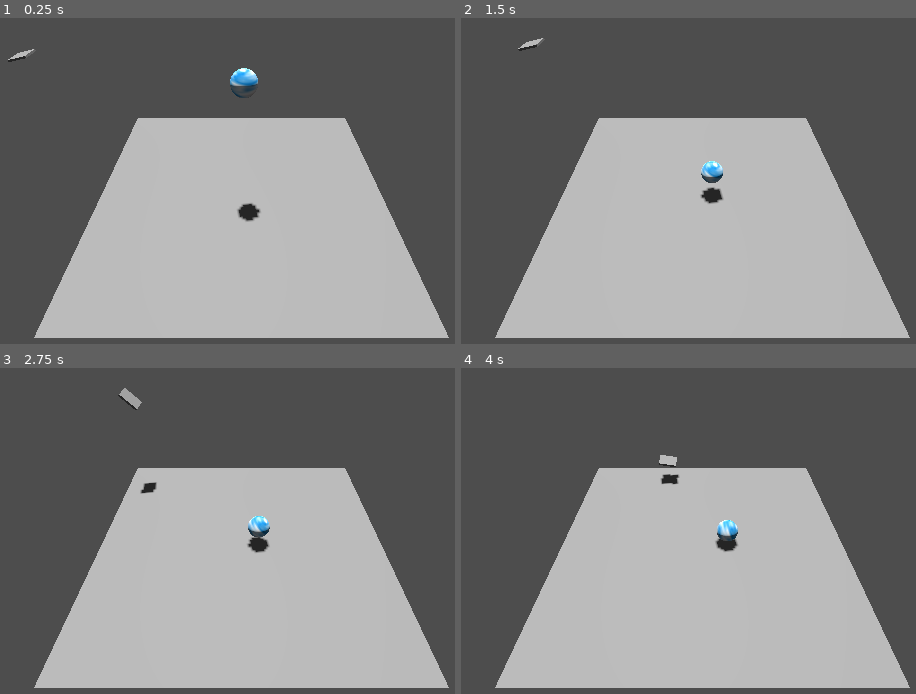
Above: before the commit, frames 1-4 (two rows, left to right).
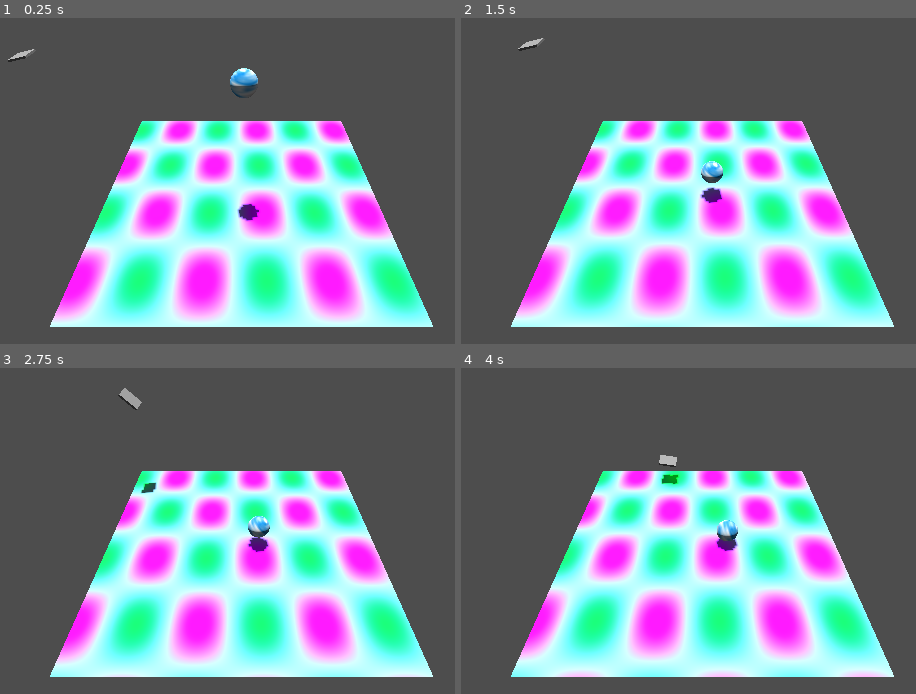
Above: after the commit, the same moments.

Repository: ColtonPhillips/geome
Game: Godot game, scene res://world/test_world.tscn
Two runs of this game, one before a commit and one after it. Both use one fixed random seed, a clock stepped at 60 frames per second and the inputs below.
Inputs:
- Up to frame 1 (0.25 s): no input
- Up to frame 2 (1.5 s): no input
- Up to frame 3 (2.75 s): no input
- Up to frame 4 (4 s): no input

The runs differ from the first frame. In frame 1, 46% of the frame differs, in the area x 7-99%, y 30-99%; in frame 2, 46%; in frame 3, 46%; in frame 4, 46%.

Commit message:
Simple goofy mesh view

Diff:
--- /dev/null
+++ b/scene/mesh_floor.tscn
@@ -0,0 +1,21 @@
+[gd_scene load_steps=5 format=3 uid="uid://bvoas4vmxgv87"]
+
+[ext_resource type="Shader" path="res://shader/mesh_floor.gdshader" id="1_wt7fe"]
+[ext_resource type="Script" path="res://script/mesh_floor.gd" id="2_105fs"]
+
+[sub_resource type="PlaneMesh" id="PlaneMesh_ua3d6"]
+subdivide_width = 100
+subdivide_depth = 100
+
+[sub_resource type="ShaderMaterial" id="ShaderMaterial_jgthk"]
+render_priority = 0
+shader = ExtResource("1_wt7fe")
+shader_parameter/time = 0.0
+shader_parameter/frequency = 13.349
+shader_parameter/amplitude = 4.0
+
+[node name="MeshFloor" type="MeshInstance3D"]
+transform = Transform3D(6.34597, 0, 0, 0, 1, 0, 0, 0, 6.34597, 0, 0, 0)
+mesh = SubResource("PlaneMesh_ua3d6")
+surface_material_override/0 = SubResource("ShaderMaterial_jgthk")
+script = ExtResource("2_105fs")
--- /dev/null
+++ b/script/mesh_floor.gd
@@ -0,0 +1,5 @@
+extends MeshInstance3D
+
+func _process(delta):
+	var material : ShaderMaterial = get_active_material(0)
+	material.set_shader_parameter("time", Time.get_ticks_msec() * 0.0001)
--- /dev/null
+++ b/shader/mesh_floor.gdshader
@@ -0,0 +1,25 @@
+shader_type spatial;
+
+uniform float time; // For animating the effect
+uniform float frequency : hint_range(0.0, 100.0); // Controls wave frequency
+uniform float amplitude : hint_range(0.0, 100.0); // Intensity of color effect
+
+// Noise function based on sine waves for color modulation
+float noise(vec2 uv) {
+    return sin(uv.x * frequency + time) * sin(uv.y * frequency + time);
+}
+
+void fragment() {
+    // Generate a pseudo-UV based on the vertex position for continuity
+    vec2 uv = VERTEX.xz * 0.1; // Scale VERTEX.xz for finer detail
+
+    // Calculate noise
+    float n = noise(uv) * amplitude;
+
+    // Base color with noise variation to simulate depth and movement
+    vec3 base_color = vec3(0.5, 0.5, 0.7); // Adjust base color as needed
+    vec3 color_variation = vec3(0.1 + n * 0.2, 0.5 - n * 0.3, 0.4 + n * 0.2);
+
+    ALBEDO = base_color + 0.8 * color_variation; // Combine base color with noise-based color variation
+    ALPHA = 1.0; // Fully opaque
+}
--- a/world/test_world.tscn
+++ b/world/test_world.tscn
@@ -1,7 +1,8 @@
-[gd_scene load_steps=5 format=3 uid="uid://b1ku58ht1rrpg"]
+[gd_scene load_steps=6 format=3 uid="uid://b1ku58ht1rrpg"]
 
 [ext_resource type="PackedScene" uid="uid://bgwcwkfi4hekd" path="res://scene/pellet.tscn" id="1_1w8jl"]
 [ext_resource type="PackedScene" uid="uid://cveu3y5t7k1tr" path="res://scene/airplane.tscn" id="2_o6dk5"]
+[ext_resource type="PackedScene" uid="uid://bvoas4vmxgv87" path="res://scene/mesh_floor.tscn" id="3_6wmpx"]
 
 [sub_resource type="Environment" id="Environment_bfsfx"]
 
@@ -26,7 +27,10 @@
 
 [node name="MeshInstance3D" type="MeshInstance3D" parent="."]
 transform = Transform3D(6.68805, 3.31738e-09, 4.65661e-10, -5.98016e-09, 6.68805, -9.31323e-10, -2.32831e-10, 1.39698e-09, 6.68805, 0, 0, 0)
+visible = false
 mesh = SubResource("PlaneMesh_8urfb")
 
 [node name="Airplane" parent="." instance=ExtResource("2_o6dk5")]
 transform = Transform3D(0.999994, 0.00351843, 0.000332632, -0.00351883, 0.999995, 0.00115273, -0.000328579, -0.0011539, 1, -11.4041, 4.27351, -5.64142)
+
+[node name="MeshFloor" parent="." instance=ExtResource("3_6wmpx")]
